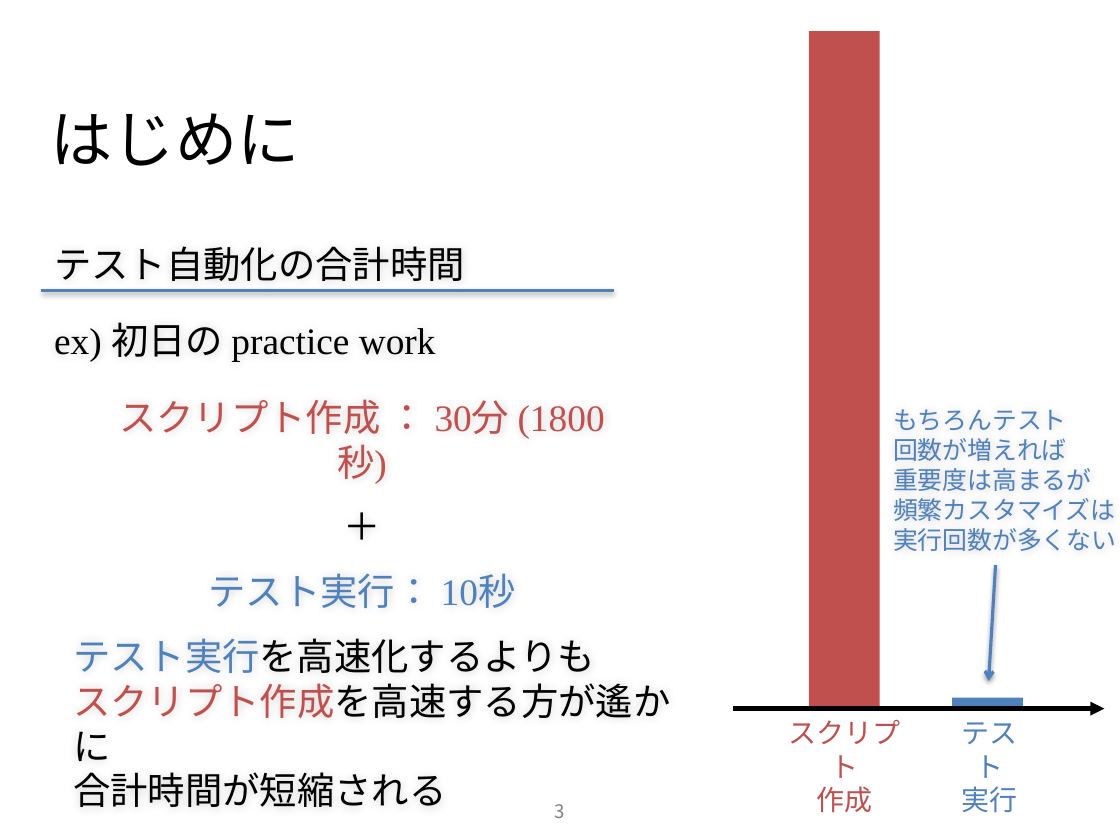
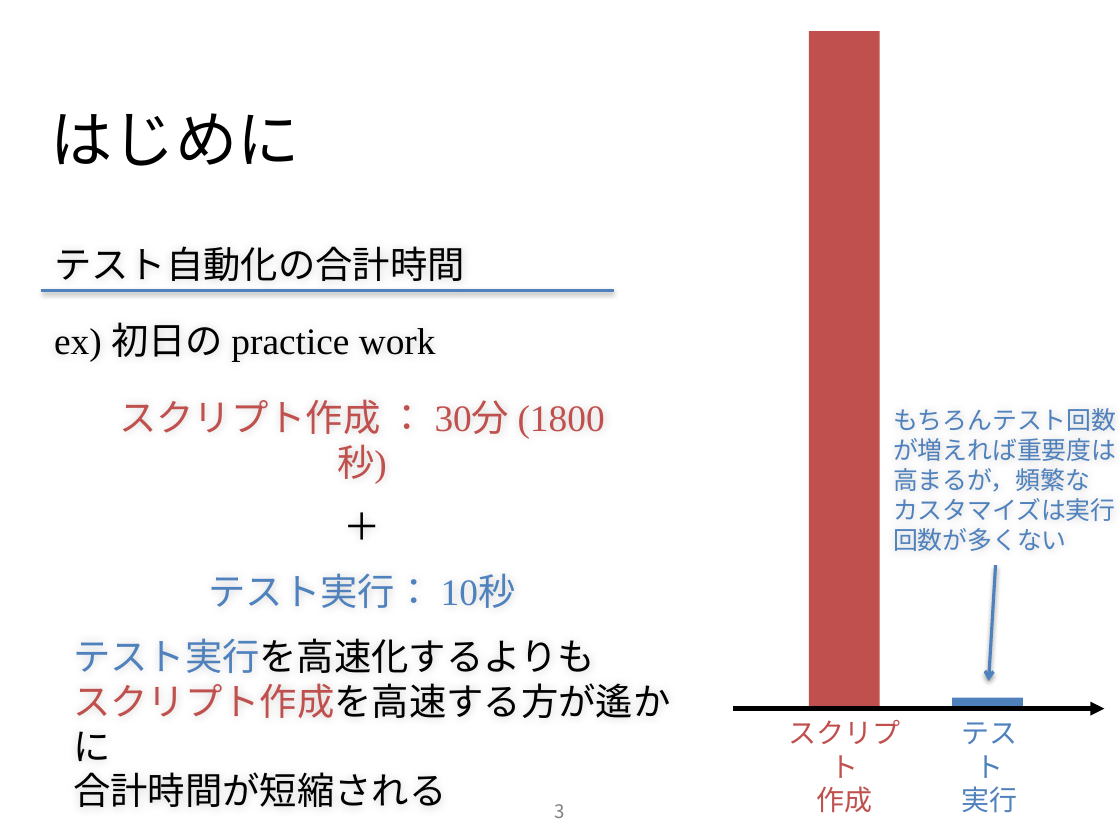
Before and after one commit to ryo813/STARHotel, a slide deck: slide 4 of 20151221_吉崎.pptx. Drawn at 1120x840 pixels with LibreOffice and Linux fonts; fonts in the diff are those of the drawing; background and template pictures are left out. Boxes give left, top, right and bottom in pixels: in the first picture for what was removed or moved away, otherwise in the second. Text is boxed around its words. In the diff, an @@ line names an element or a change of style, - is before the commit and + after.

Commit message:
new

```diff
--- a/20151221_吉崎.pptx
+++ b/20151221_吉崎.pptx
@@ text at box(893, 408, 1116, 551): text changed @@
-もちろんテスト
-回数が増えれば
-重要度は高まるが
-頻繁カスタマイズは実行回数が多くない
+もちろんテスト回数が増えれば重要度は
+高まるが，頻繁な
+カスタマイズは実行回数が多くない
```
Also in this commit, not shown: 7 other slides changed.
